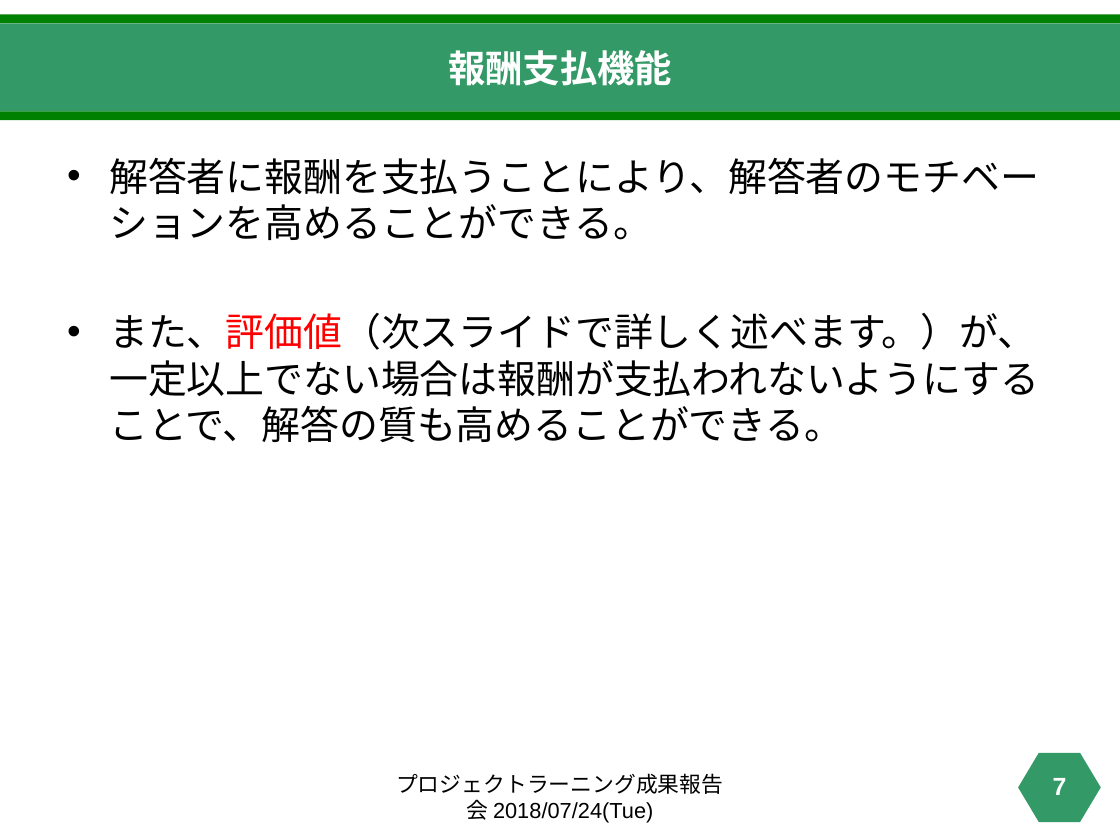
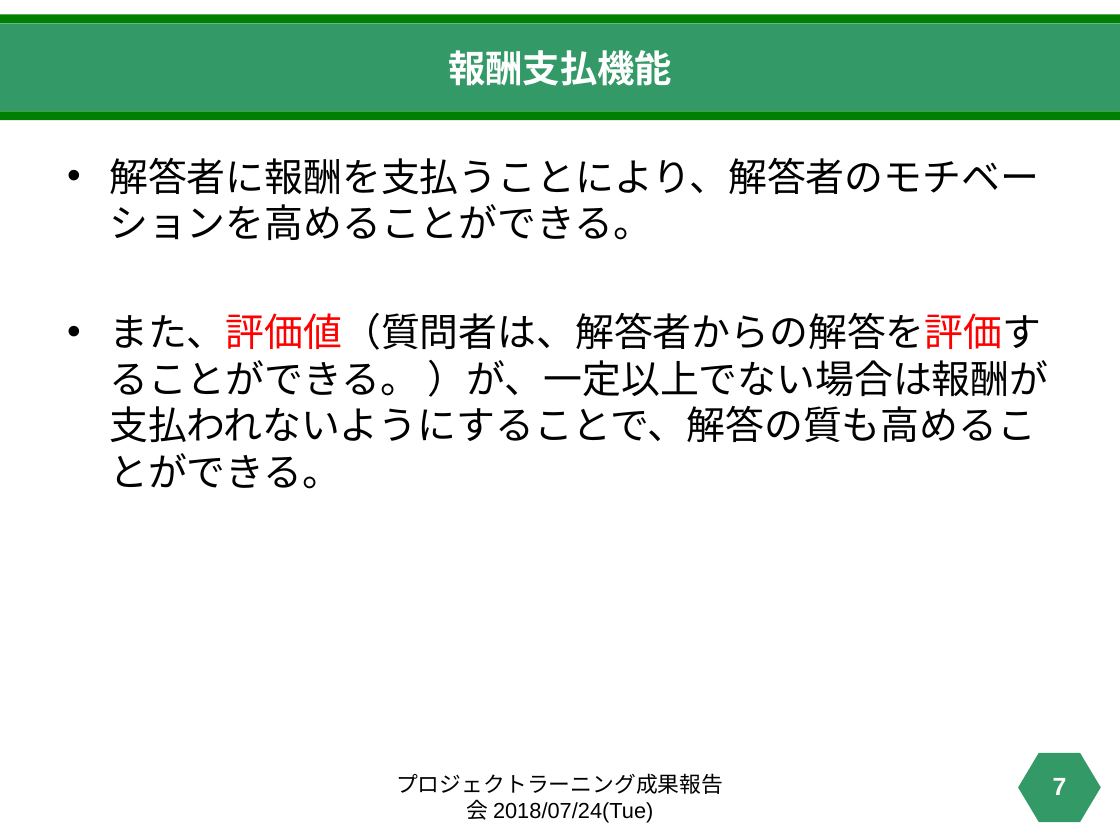
Before and after one commit to haruki0401/projectlearning02, a slide deck: slide 7 of pl-2.pptx. Drawn at 1120x840 pixels with LibreOffice and Linux fonts; fonts in the diff are those of the drawing. Boxes give left, top, right and bottom in pixels: in the first picture for what was removed or moved away, otherwise in the second. Text is boxed around its words. In the diff, an @@ line names an element or a change of style, - is before the commit and + after.

```diff
--- a/pl-2.pptx
+++ b/pl-2.pptx
@@ text at [109,313,1049,489]: text changed @@
-• また、評価値（次スライドで詳しく述べます。）が、一定以上でない場合は報酬が支払われないようにすることで、解答の質も高めることができる。
+• また、評価値（質問者は、解答者からの解答を評価することができる。 ）が、一定以上でない場合は報酬が支払われないようにすることで、解答の質も高めることができる。
```
Also in this commit, not shown: 2 other slides changed.
